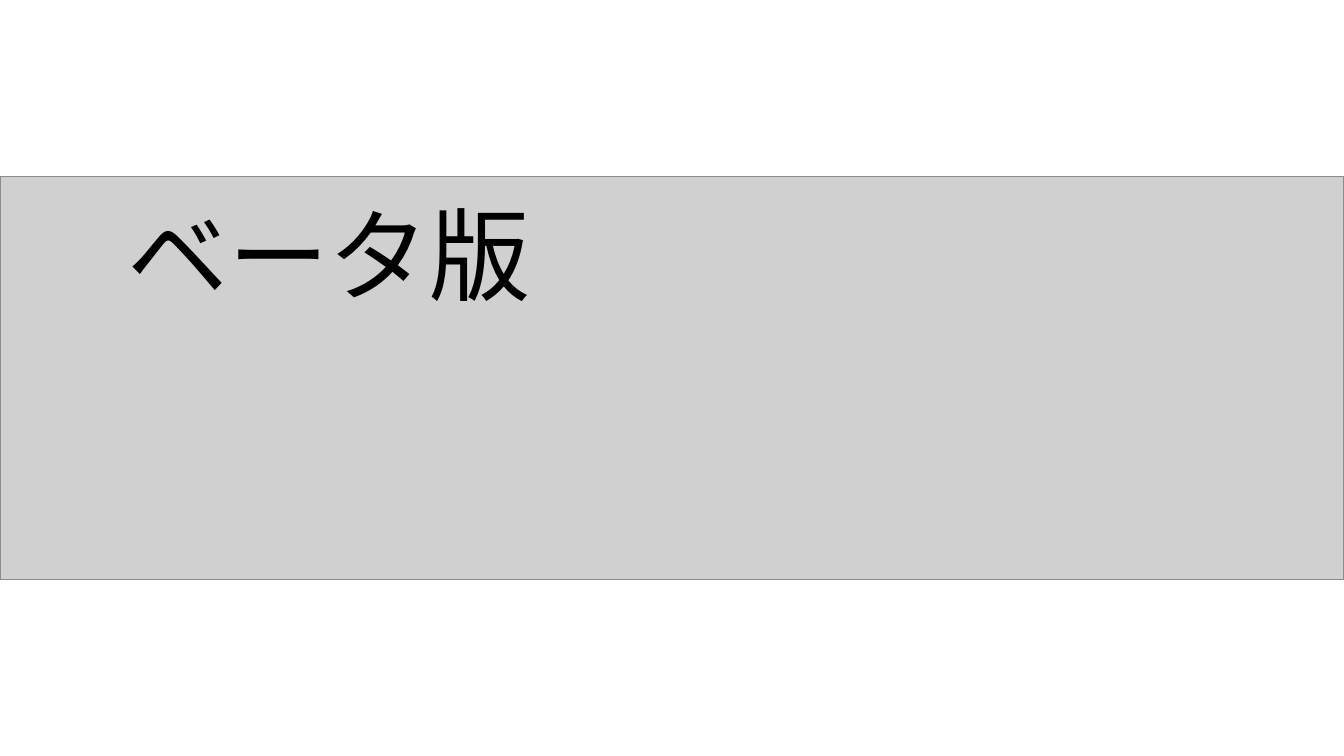
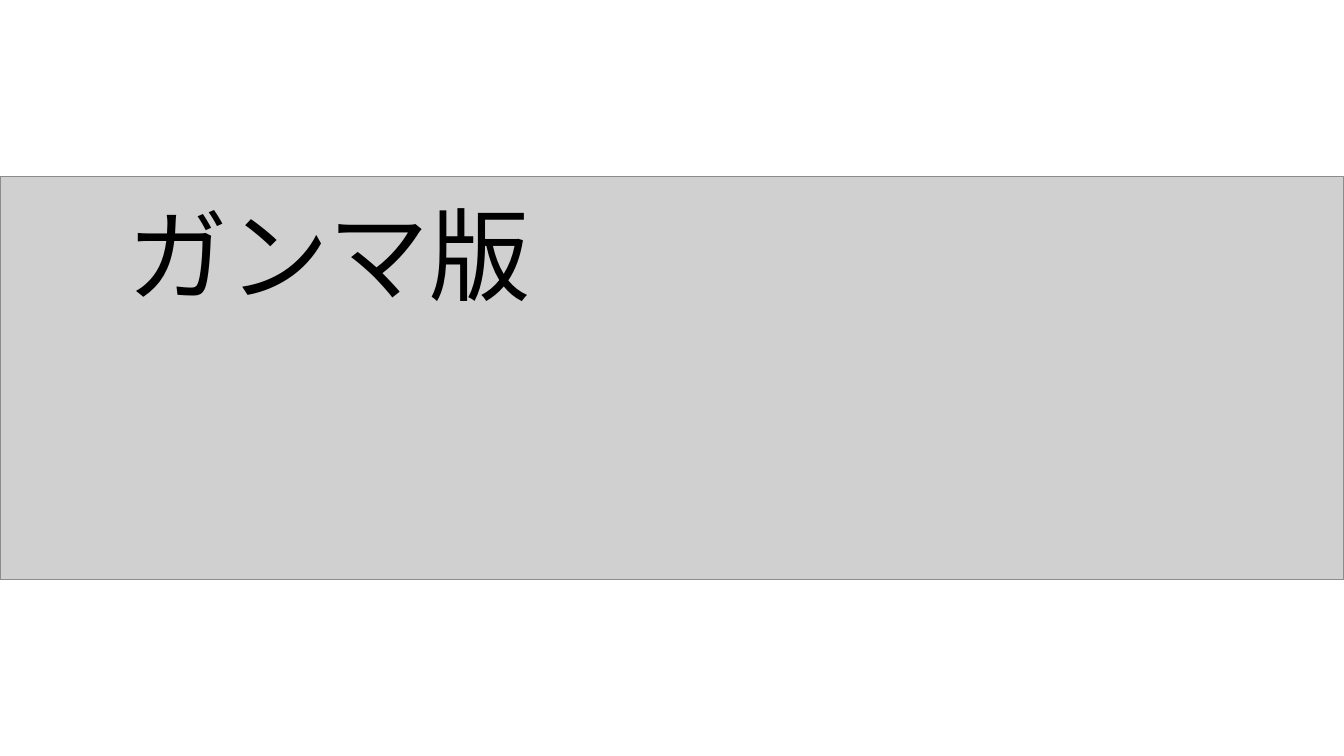
Before and after one commit to fai227/ball-game, a slide deck: slide 13 of _tmp/イメージ.pptx. Drawn at 1344x756 pixels with LibreOffice and Linux fonts; fonts in the diff are those of the drawing; grey boxes stand for pictures. Boxes give left, top, right and bottom in pixels: in the first picture for what was removed or moved away, otherwise in the second. Text is boxed around its words. In the diff, an @@ line names an element or a change of style, - is before the commit and + after.

Commit message:
ガンマ版

```diff
--- a/_tmp/イメージ.pptx
+++ b/_tmp/イメージ.pptx
@@ text at [127,208,530,301]: text changed @@
-ベータ版
+ガンマ版
```
Also in this commit, not shown: 6 other files.
